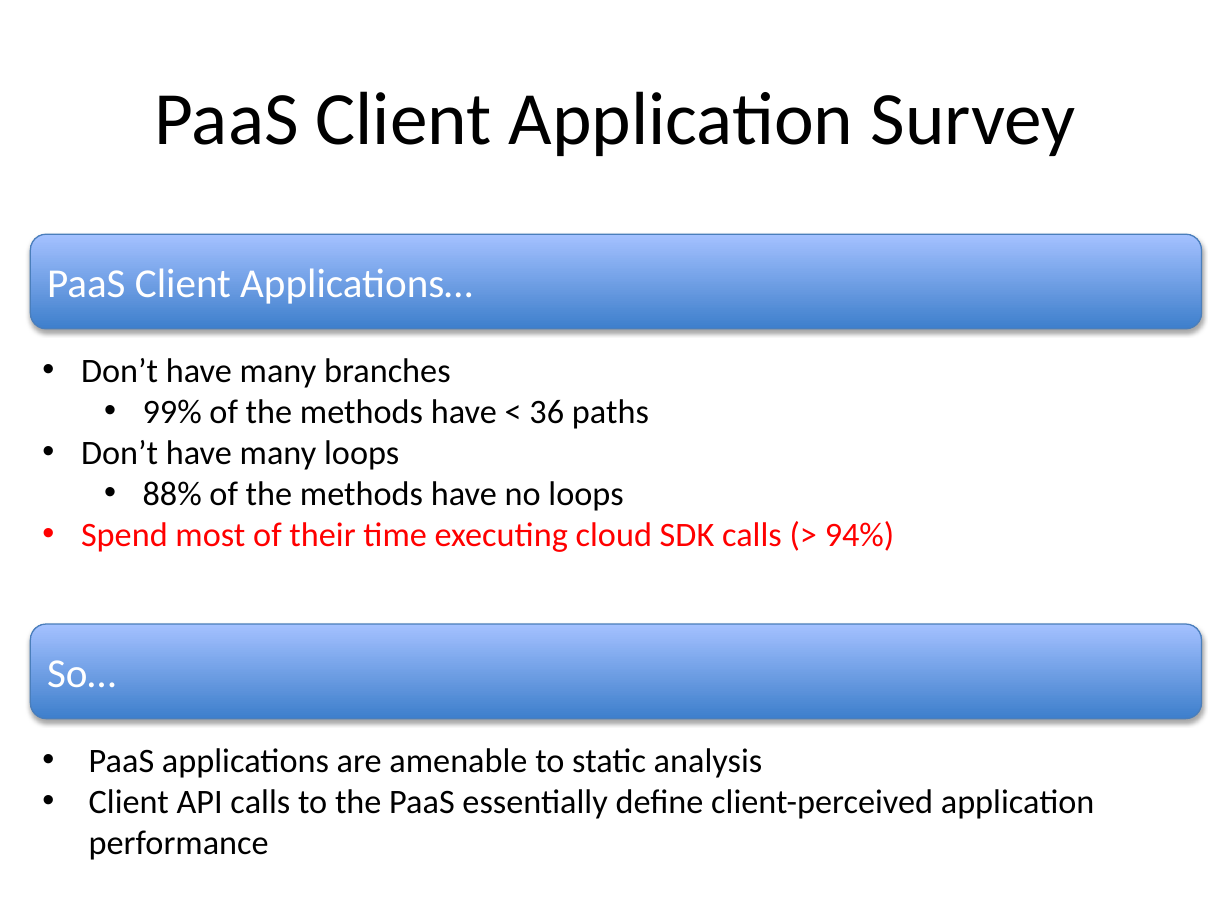
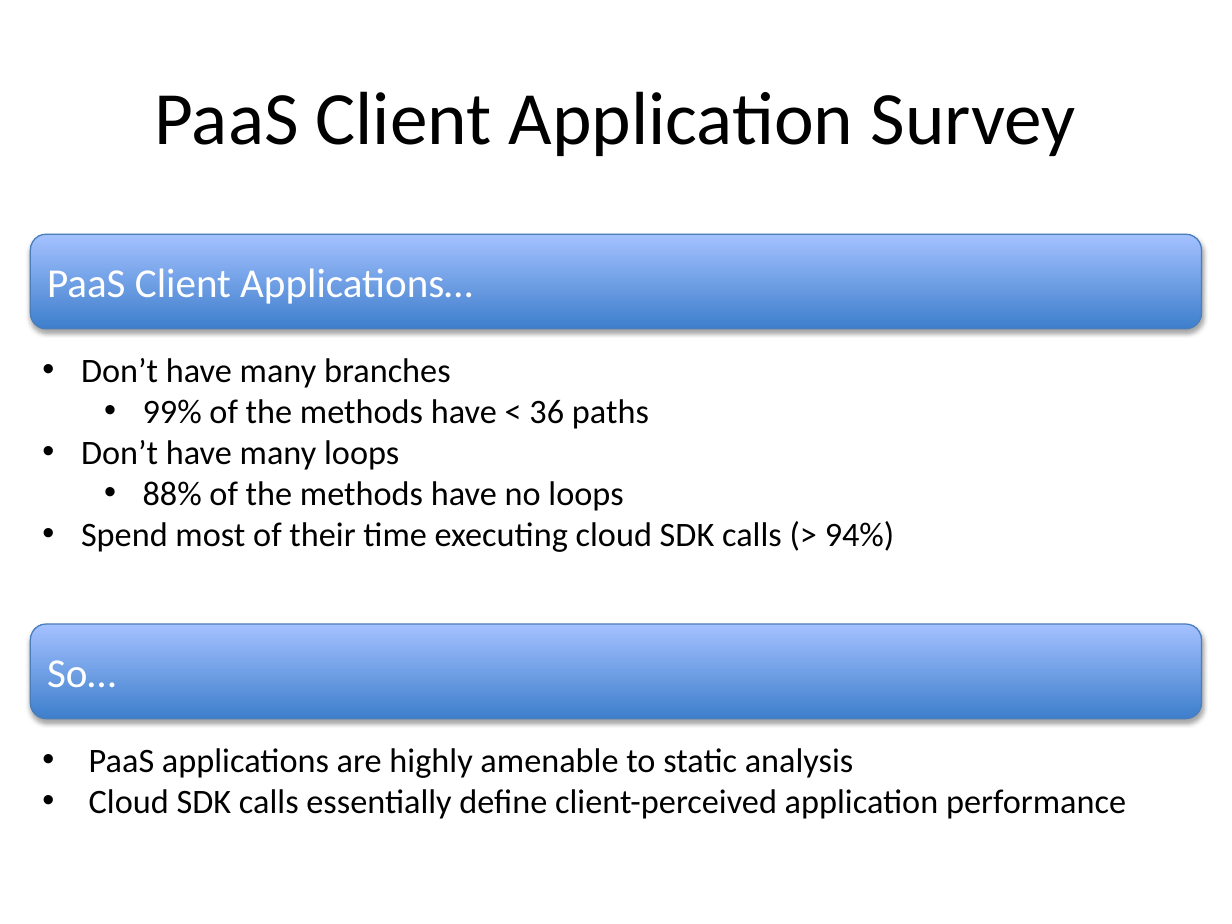
Before and after one commit to Dithn/eager-appscale, a slide deck: slide 8 of Eager/paper/socc15/cerebro_socc_presentation-v2.pptx. Drawn at 1232x924 pixels with LibreOffice and Linux fonts; fonts in the diff are those of the drawing. Boxes give left, top, right and bottom in pixels: in the first picture for what was removed or moved away, otherwise in the second. Text is boxed around its words. In the diff, an @@ line names an element or a change of style, - is before the commit and + after.

```diff
--- a/Eager/paper/socc15/cerebro_socc_presentation-v2.pptx
+++ b/Eager/paper/socc15/cerebro_socc_presentation-v2.pptx
@@ text at (81,521,895,552): text colour #FF0000 to #000000 in "Spend most of their time executing cloud ..." @@
@@ text at (89,748,1126,819): text changed @@
-• PaaS applications are amenable to static analysis
-• Client API calls to the PaaS essentially define client-perceived application performance
+• PaaS applications are highly amenable to static analysis
+• Cloud SDK calls essentially define client-perceived application performance
```
Also in this commit, not shown: 8 other slides changed, 2 other files.
